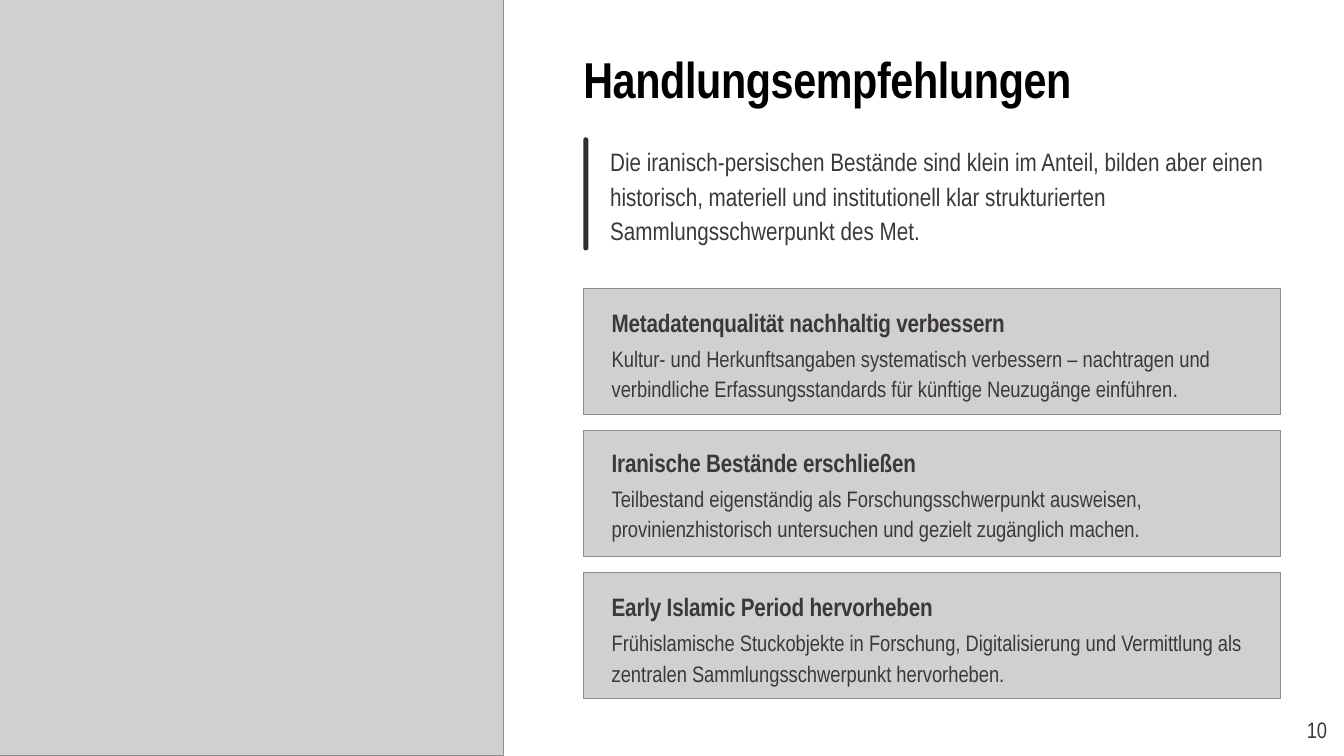
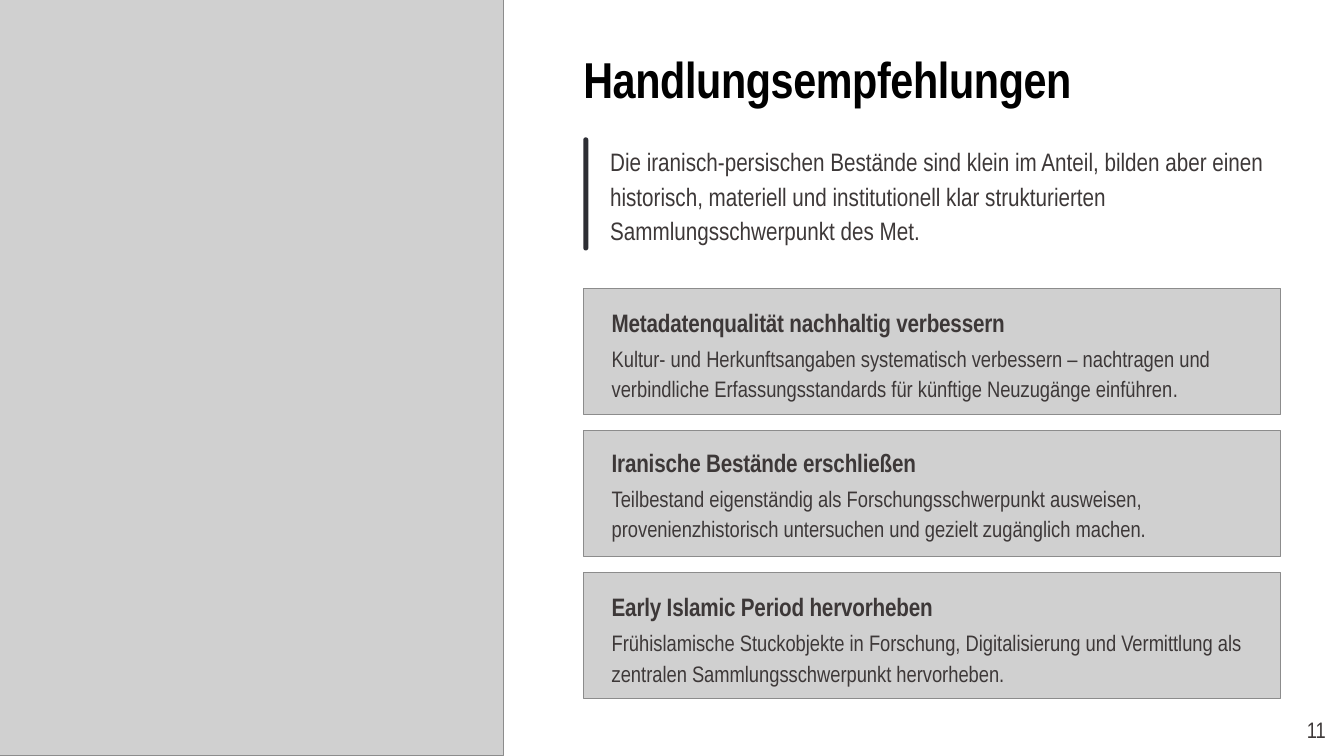
Before and after one commit to dr-dennis-theiss/met-iran-collection-analysis, a slide deck: slide 12 of presentation.pptx (slide 11 before the commit). Drawn at 1344x756 pixels with LibreOffice and Linux fonts; fonts in the diff are those of the drawing; grey boxes stand for pictures. Boxes give left, top, right and bottom in pixels: in the first picture for what was removed or moved away, otherwise in the second. Text is boxed around its words. In the diff, an @@ line names an element or a change of style, - is before the commit and + after.

```diff
--- a/presentation.pptx
+++ b/presentation.pptx
@@ text at [612, 491, 1146, 542]: text changed @@
-Teilbestand eigenständig als Forschungsschwerpunkt ausweisen, provinienzhistorisch untersuchen und gezielt zugänglich machen.
+Teilbestand eigenständig als Forschungsschwerpunkt ausweisen, provenienzhistorisch untersuchen und gezielt zugänglich machen.
@@ text at [1307, 722, 1326, 738]: text changed @@
-10
+11
```
Also in this commit, not shown: 8 other slides changed, 1 slide added.
